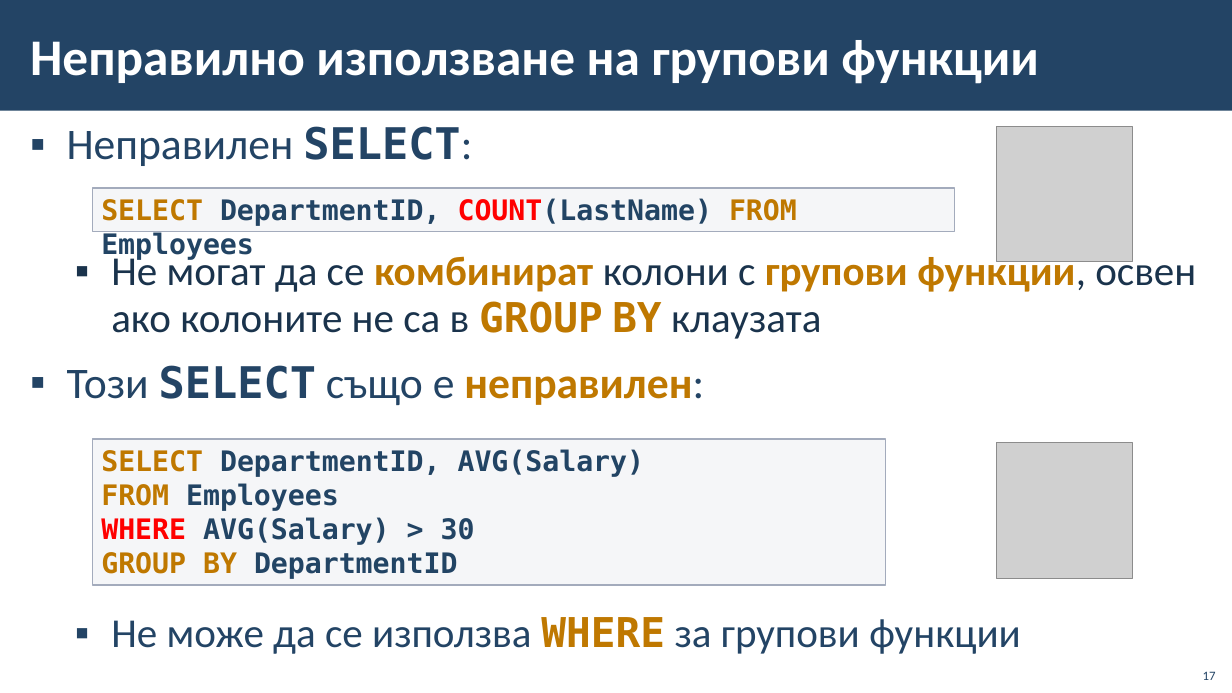
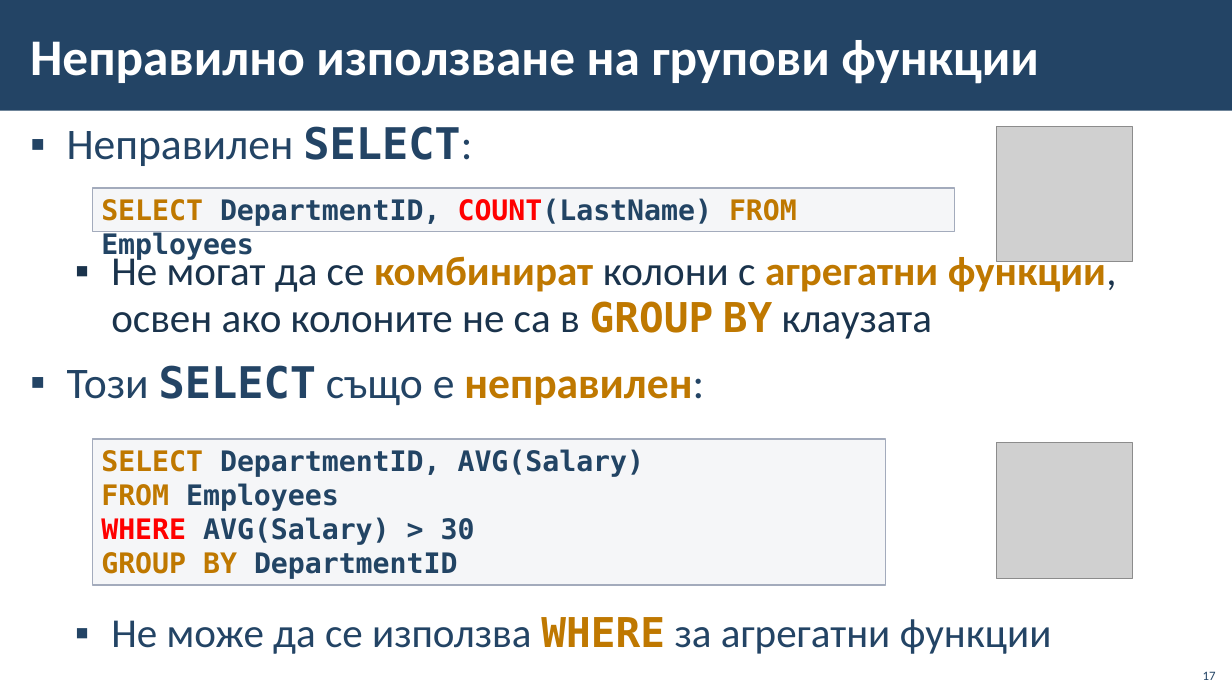
Before and after one commit to BG-IT-Edu/School-Programming, a slide deck: slide 17 of Courses/Software-Sciences/Module-3-Databases-New/11-Group-and-Aggregate-Functions/11-Group-and-Aggregate-Functions.pptx. Drawn at 1232x693 pixels with LibreOffice and Linux fonts; fonts in the diff are those of the drawing; grey boxes stand for pictures; background and template pictures are left out. Boxes give left, top, right and bottom in pixels: in the first picture for what was removed or moved away, otherwise in the second. Text is boxed around its words. In the diff, an @@ line names an element or a change of style, - is before the commit and + after.

```diff
--- a/Courses/Software-Sciences/Module-3-Databases-New/11-Group-and-Aggregate-Functions/11-Group-and-Aggregate-Functions.pptx
+++ b/Courses/Software-Sciences/Module-3-Databases-New/11-Group-and-Aggregate-Functions/11-Group-and-Aggregate-Functions.pptx
@@ text at (x1=111, y1=252, x2=1117, y2=339): text changed @@
-  ▪ Не могат да се комбинират колони с групови функции, освен ако колоните не са в GROUP BY клаузата
+  ▪ Не могат да се комбинират колони с агрегатни функции, освен ако колоните не са в GROUP BY клаузата
@@ text at (x1=111, y1=617, x2=1052, y2=654): text changed @@
-  ▪ Не може да се използва WHERE за групови функции
+  ▪ Не може да се използва WHERE за агрегатни функции
```
Also in this commit, not shown: 9 other slides changed, 1 other file.
